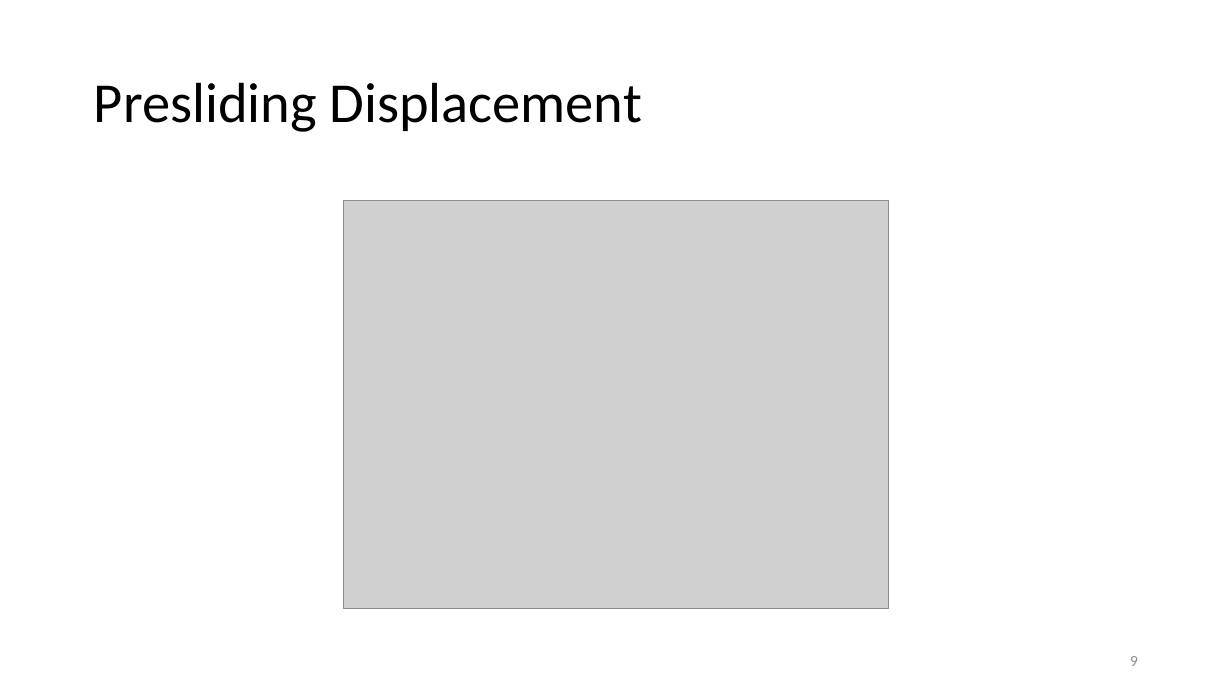
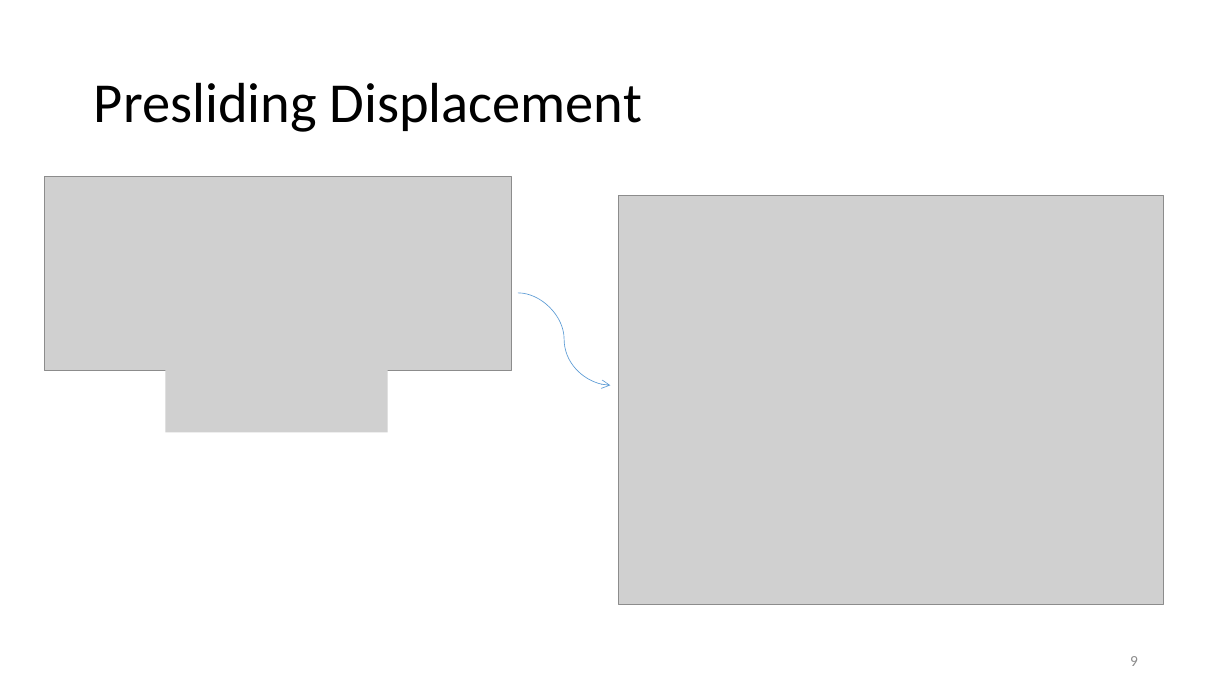
Before and after one commit to auralius/LuGre, a slide deck: slide 9 of The LuGre Friction Model.pptx. Drawn at 1232x693 pixels with LibreOffice and Linux fonts; fonts in the diff are those of the drawing; grey boxes stand for pictures. Boxes give left, top, right and bottom in pixels: in the first picture for what was removed or moved away, otherwise in the second. Text is boxed around its words. In the diff, an @@ line names an element or a change of style, - is before the commit and + after.

```diff
--- a/The LuGre Friction Model.pptx
+++ b/The LuGre Friction Model.pptx
@@ picture added at (x1=44, y1=177, x2=511, y2=372) @@
@@ picture moved from (x1=344, y1=201, x2=888, y2=609) to (x1=619, y1=196, x2=1164, y2=604) @@
@@ curved arrow added from (518, 293) to (611, 385), #5B9BD5 0.5 pt @@
@@ picture added at (x1=165, y1=367, x2=388, y2=433) @@
```
Also in this commit, not shown: 5 other slides changed.
